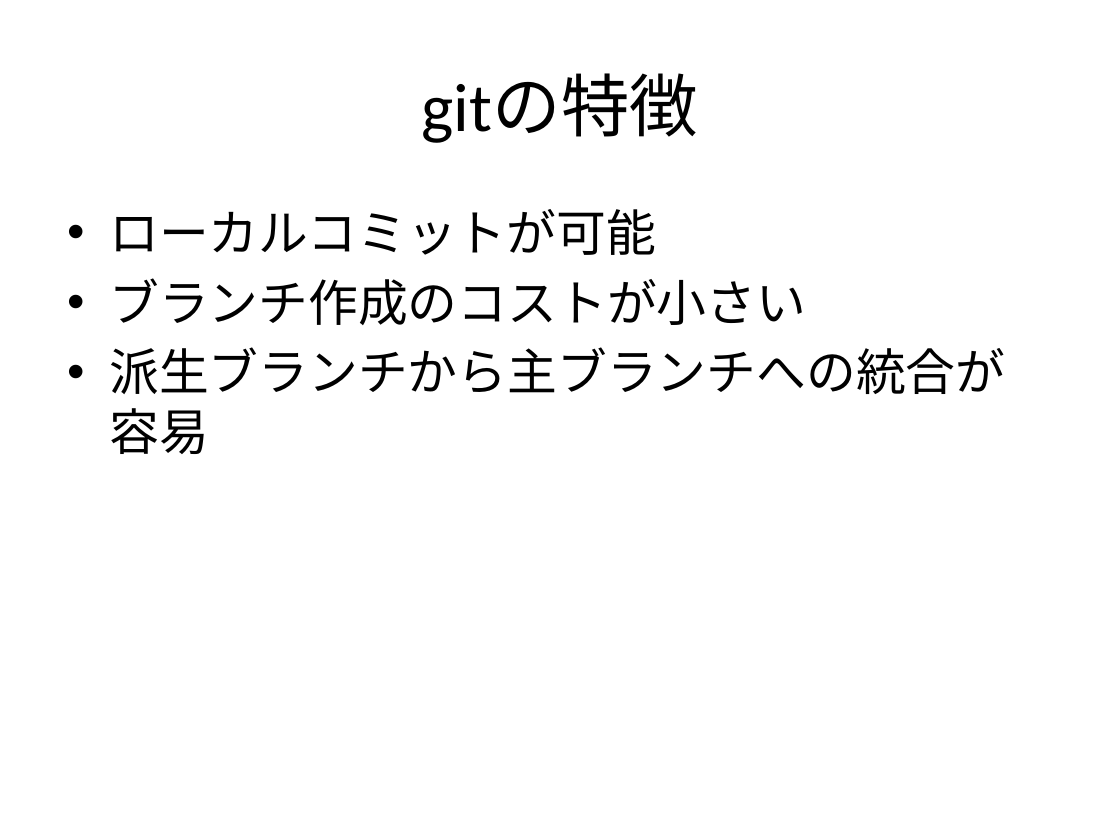
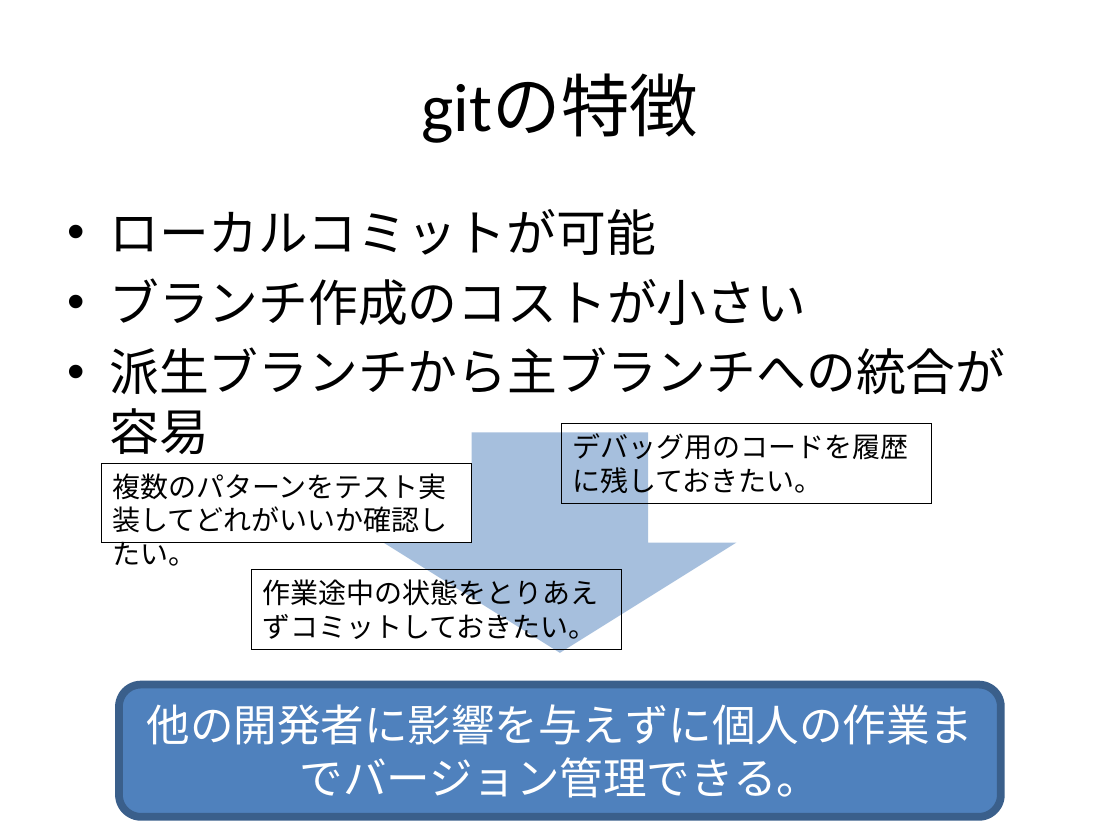
Before and after one commit to RyutaroMayumi/git_research, a slide deck: slide 4 of KK01_git.pptx. Drawn at 1120x840 pixels with LibreOffice and Linux fonts; fonts in the diff are those of the drawing. Boxes give left, top, right and bottom in pixels: in the first picture for what was removed or moved away, otherwise in the second. Text is boxed around its words. In the diff, an @@ line names an element or a change of style, - is before the commit and + after.

```diff
--- a/KK01_git.pptx
+++ b/KK01_git.pptx
@@ down arrow added at (383, 432, 736, 653), fill #4F81BD at 50% opacity @@
@@ rectangle added at (561, 424, 932, 504), outline #000000 0.75 pt, 18 pt, text #000000 @@
+デバッグ用のコードを履歴に残しておきたい。
@@ rectangle added at (102, 464, 473, 543), outline #000000 0.75 pt, 18 pt, text #000000 @@
+複数のパターンをテスト実装してどれがいいか確認したい。
@@ rectangle added at (251, 570, 622, 650), outline #000000 0.75 pt, 18 pt, text #000000 @@
+作業途中の状態をとりあえずコミットしておきたい。
@@ rounded rectangle added at (119, 684, 1000, 816), fill #4F81BD, outline #3A5F8C 5 pt, 28 pt, text #FFFFFF @@
+他の開発者に影響を与えずに個人の作業までバージョン管理できる。
```
Also in this commit, not shown: 4 other slides changed, 1 slide removed.
